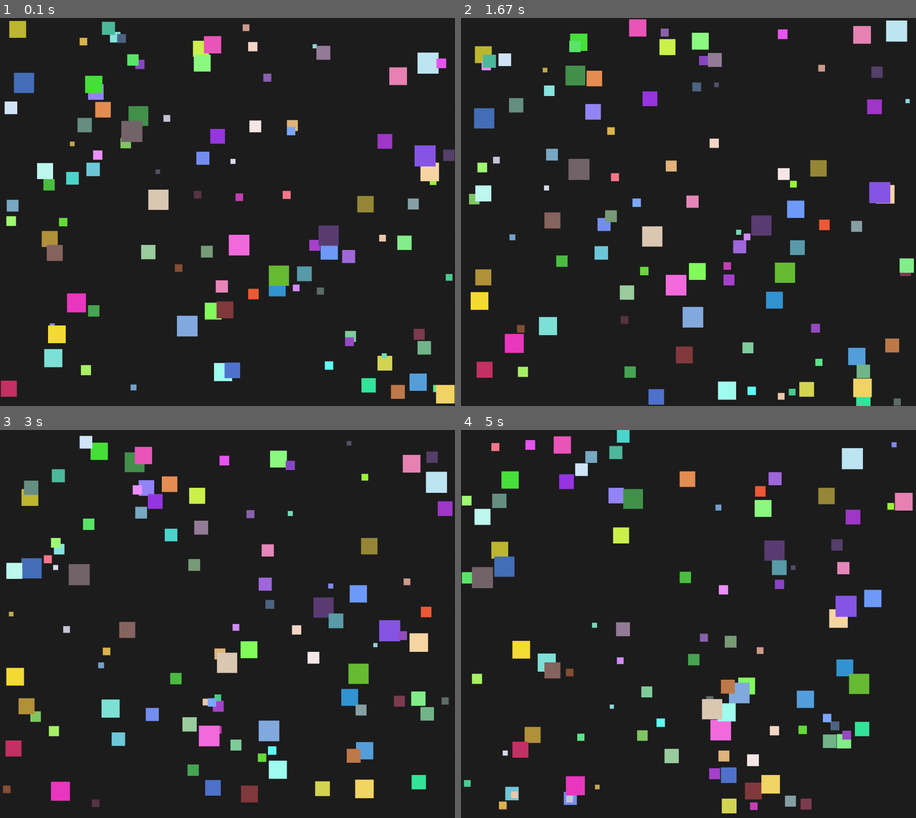
Above: before the commit, frames 1-4 (two rows, left to right).
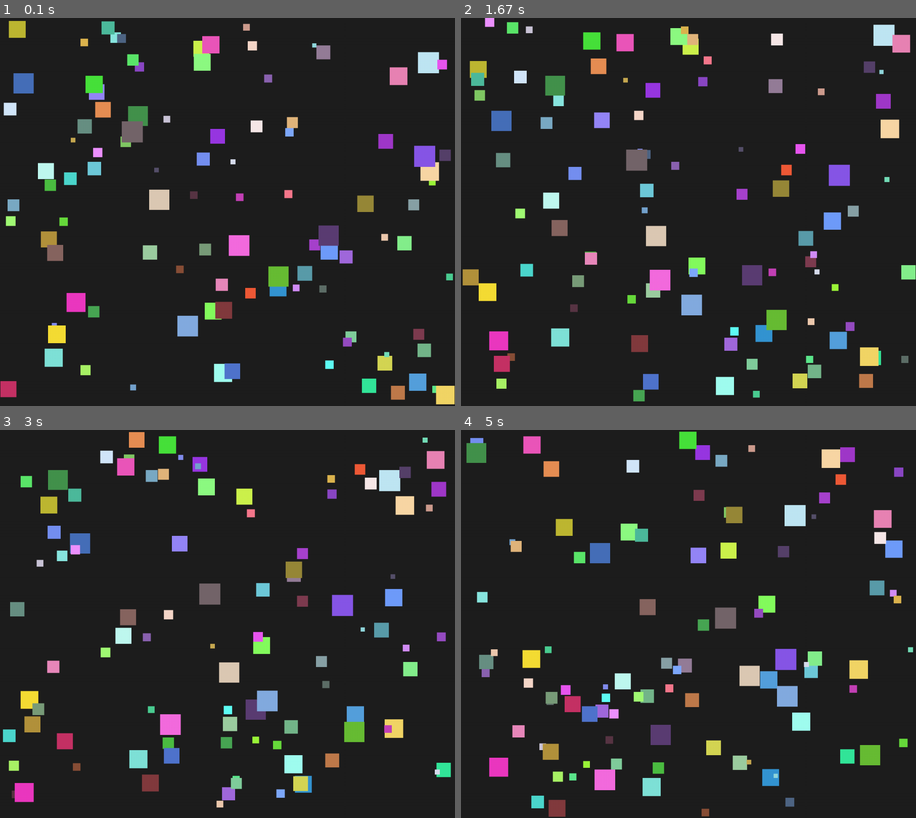
Above: after the commit, the same moments.

Repository: luc11Mhe/lab8-pygame
Game: pygame game, started from main.py
The game is run twice, just before and just after one commit, with the same random seed, the same clock (stepped at 60 frames per second) and the same inputs.
Inputs:
- Up to frame 1 (0.1 s): no input
- Up to frame 2 (1.67 s): no input
- Up to frame 3 (3 s): no input
- Up to frame 4 (5 s): no input

The runs differ from the first frame. In frame 1, 2.1% of the frame differs, in the area x 0-100%, y 0-100%; in frame 2, 18%; in frame 3, 19%; in frame 4, 20%.

Commit message:
apply rotation jitter

Diff:
--- a/main.py
+++ b/main.py
@@ -33,15 +33,16 @@
         )
 
     def move(self):
-        angle = random.uniform(-0.2, 0.2)
-        cos_a = math.cos(angle)
-        sin_a = math.sin(angle)
+        if random.random() < 0.2:
+         angle = random.uniform(-0.2, 0.2)
+         cos_a = math.cos(angle)
+         sin_a = math.sin(angle)
 
-        new_dx = self.dx * cos_a - self.dy * sin_a
-        new_dy = self.dx * sin_a + self.dy * cos_a
+         new_dx = self.dx * cos_a - self.dy * sin_a
+         new_dy = self.dx * sin_a + self.dy * cos_a
 
-        self.dx = new_dx
-        self.dy = new_dy
+         self.dx = new_dx
+         self.dy = new_dy
 
         if abs(self.dx) > self.max_speed:
             self.dx = self.max_speed if self.dx > 0 else -self.max_speed
